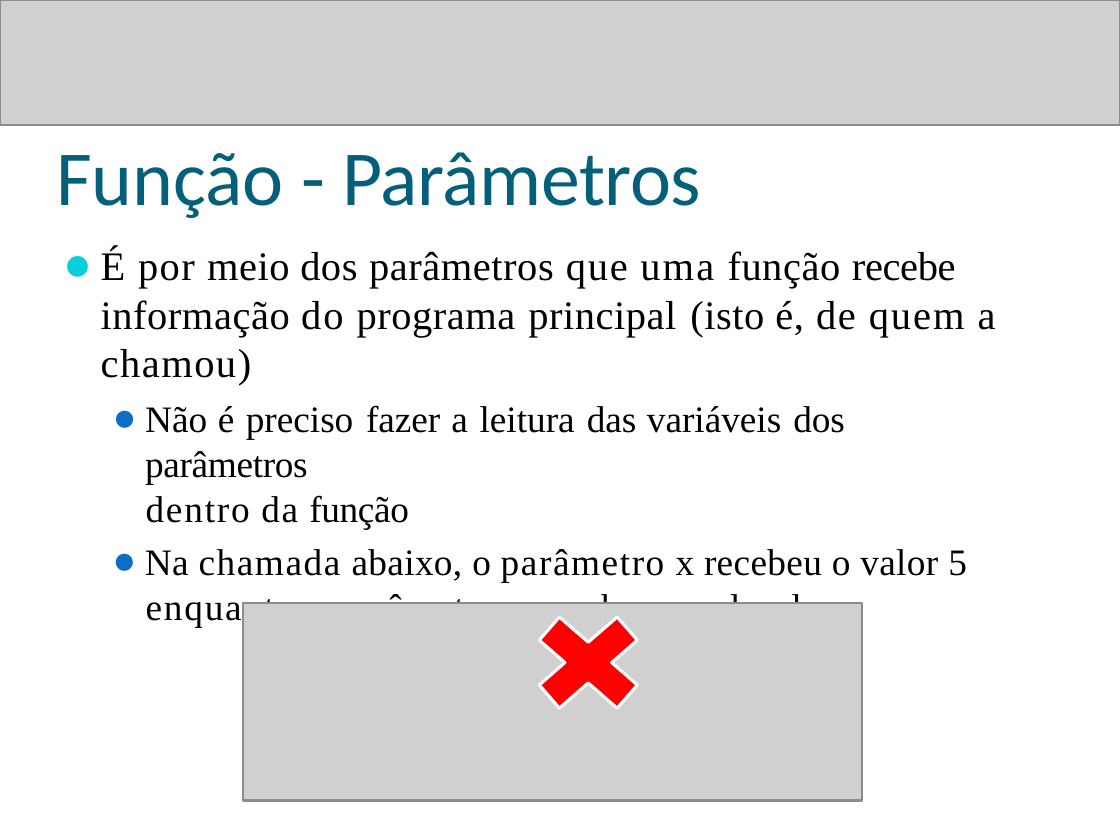
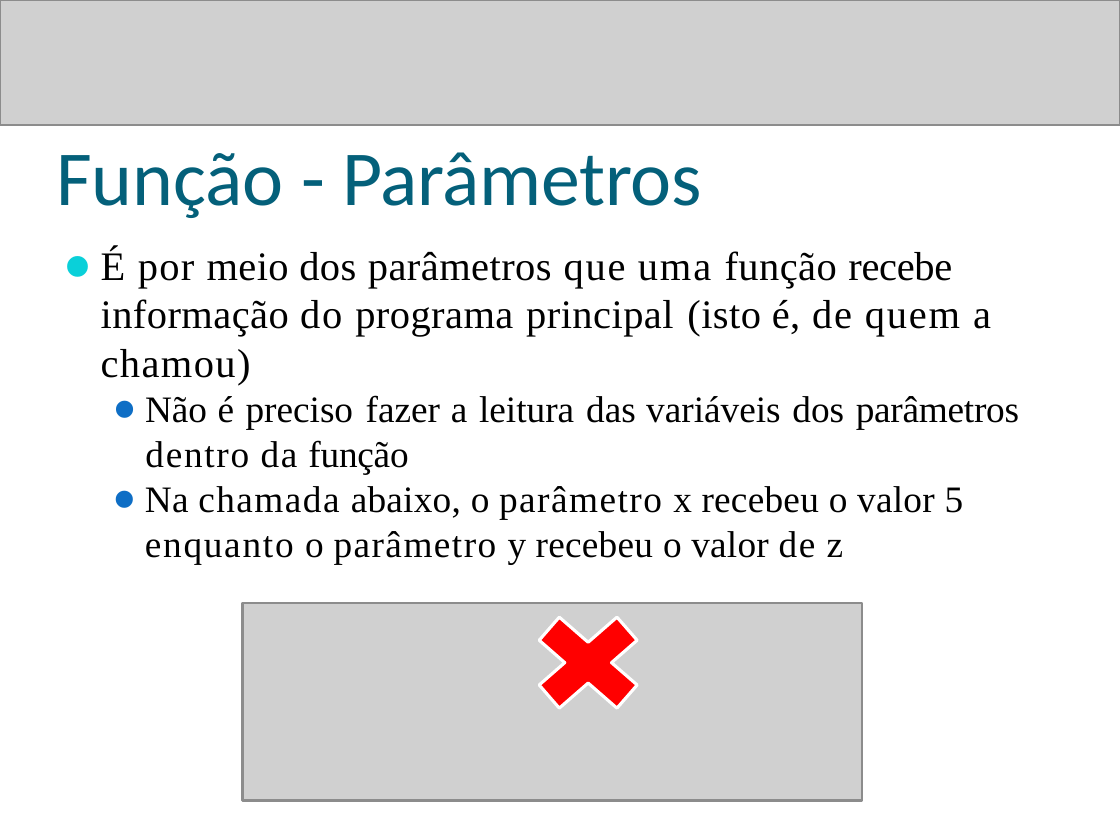
Before and after one commit to eduardocunha11/firstblog, a slide deck: slide 9 of aulas/pc1/AulaPython08-Funcoes.pptx. Drawn at 1120x840 pixels with LibreOffice and Linux fonts; fonts in the diff are those of the drawing; grey boxes stand for pictures; background and template pictures are left out. Boxes give left, top, right and bottom in pixels: in the first picture for what was removed or moved away, otherwise in the second. Text is boxed around its words. In the diff, an @@ line names an element or a change of style, - is before the commit and + after.

```diff
--- a/aulas/pc1/AulaPython08-Funcoes.pptx
+++ b/aulas/pc1/AulaPython08-Funcoes.pptx
@@ text "É por meio dos parâmetros ..." at bbox=[101, 248, 1019, 564]: letter spacing 0.7 to 0.6 pt in "do quem"; letter spacing 0.6 to 0.5 pt in "da", "de"; less space between paragraphs @@
```
Also in this commit, not shown: 37 other slides changed, 1 other file.
